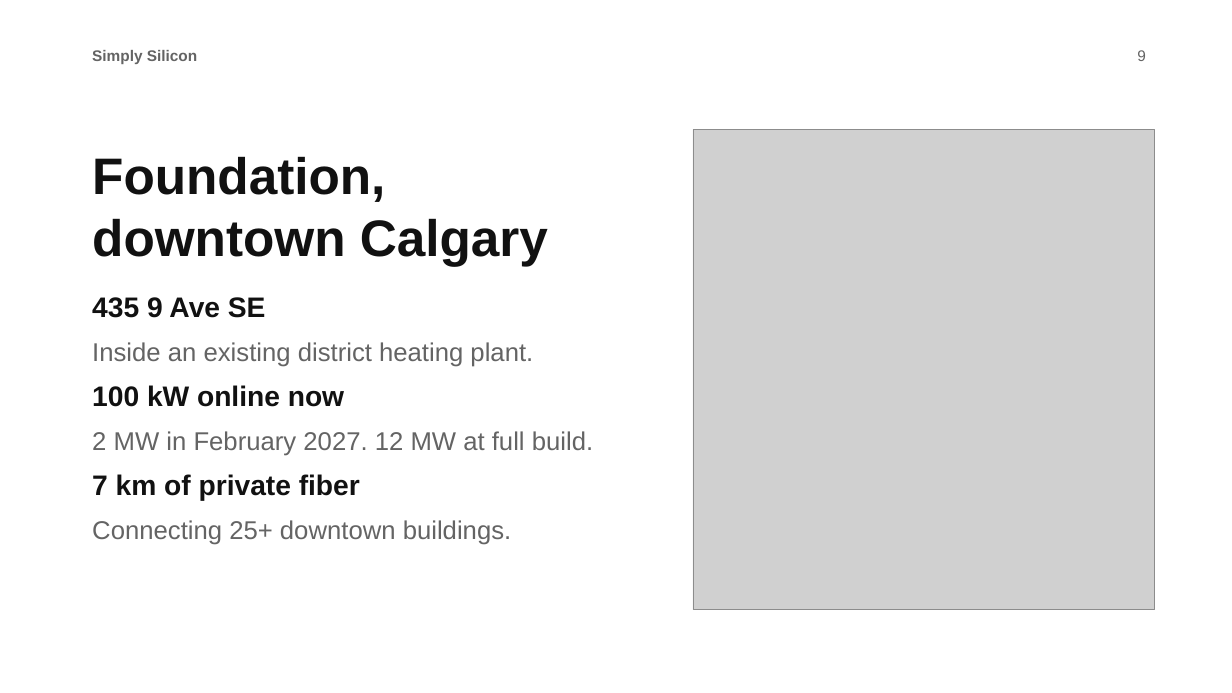
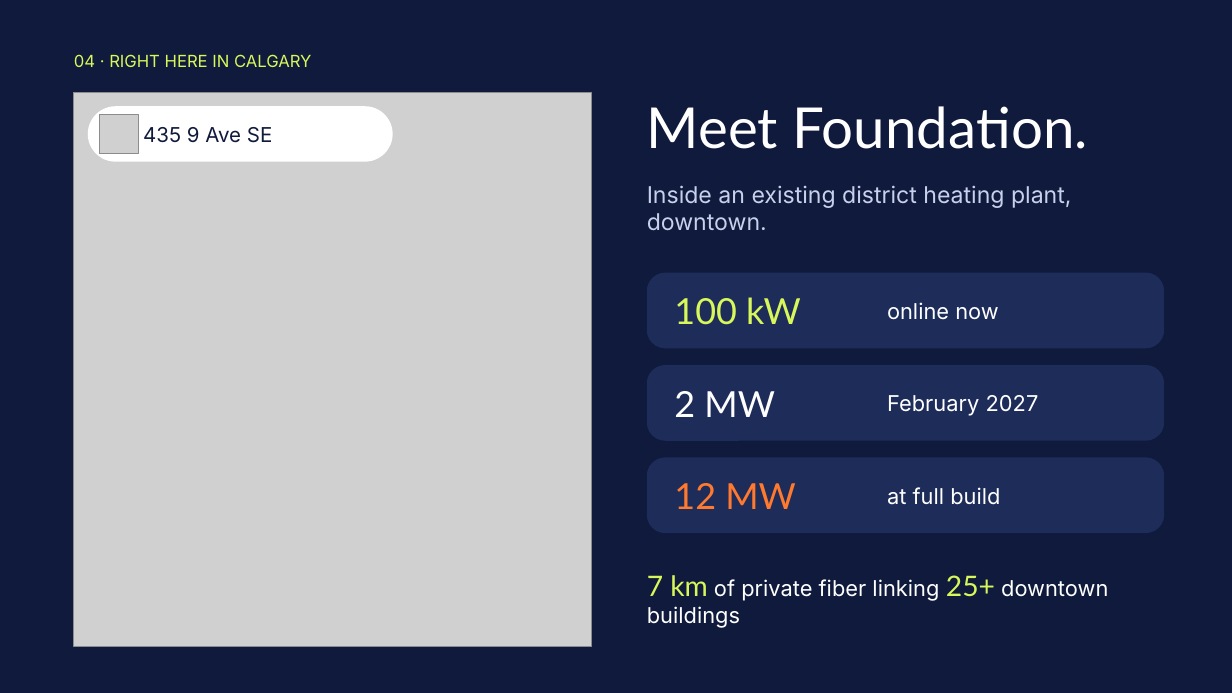
Before and after one commit to Kirubelabiyou/Simply-Silicon, a slide deck: slide 9 of plan-90day/event-presentation.pptx. Drawn at 1232x693 pixels with LibreOffice and Linux fonts; fonts in the diff are those of the drawing; grey boxes stand for pictures. Boxes give left, top, right and bottom in pixels: in the first picture for what was removed or moved away, otherwise in the second. Text is boxed around its words. In the diff, an @@ line names an element or a change of style, - is before the commit and + after.

```diff
--- a/plan-90day/event-presentation.pptx
+++ b/plan-90day/event-presentation.pptx
@@ background #FFFFFF to #0F1A3C @@
@@ text at (x1=74, y1=54, x2=311, y2=67): text changed; size 12 to 13 pt; font Arial to Inter; text colour #646464 to #D7F75B; bold off @@
-Simply Silicon
+04 · RIGHT HERE IN CALGARY
@@ text removed at (x1=1137, y1=50, x2=1146, y2=61) @@
-9
@@ picture added at (x1=74, y1=92, x2=592, y2=647) @@
@@ rounded rectangle added at (x1=88, y1=106, x2=393, y2=162), fill #FFFFFF @@
@@ picture added at (x1=100, y1=115, x2=139, y2=153) @@
@@ text added at (x1=647, y1=106, x2=1088, y2=149), 44 pt, text #FFFFFF @@
+Meet Foundation.
@@ text added at (x1=143, y1=127, x2=272, y2=143), 16 pt, text #0F1A3C @@
+435 9 Ave SE
@@ picture removed at (x1=693, y1=129, x2=1155, y2=610) @@
@@ text removed at (x1=92, y1=156, x2=593, y2=545) @@
-Foundation, downtown Calgary
-435 9 Ave SE
-Inside an existing district heating plant.
-100 kW online now
-2 MW in February 2027. 12 MW at full build.
-7 km of private fiber
-Connecting 25+ downtown buildings.
@@ text added at (x1=647, y1=185, x2=1072, y2=230), 18 pt, text #C8D0EB @@
+Inside an existing district heating plant, downtown.
@@ rounded rectangle added at (x1=647, y1=273, x2=1165, y2=348), fill #1E2C5A @@
@@ text added at (x1=674, y1=297, x2=801, y2=325), 28 pt, text #D7F75B @@
+100 kW
@@ text added at (x1=887, y1=302, x2=999, y2=320), 17 pt, text #FFFFFF @@
+online now
@@ rounded rectangle added at (x1=647, y1=365, x2=1165, y2=441), fill #1E2C5A @@
@@ text added at (x1=674, y1=391, x2=775, y2=417), 28 pt, text #FFFFFF @@
+2 MW
@@ text added at (x1=887, y1=395, x2=1039, y2=416), 17 pt, text #FFFFFF @@
+February 2027
@@ rounded rectangle added at (x1=647, y1=457, x2=1165, y2=533), fill #1E2C5A @@
@@ text added at (x1=674, y1=483, x2=796, y2=509), 28 pt, text #FF7A2F @@
+12 MW
@@ text added at (x1=887, y1=487, x2=1000, y2=505), 17 pt, text #FFFFFF @@
+at full build
@@ text added at (x1=647, y1=575, x2=1108, y2=628), 17 pt, text #FFFFFF @@
+7 km of private fiber linking 25+ downtown buildings
```
Also in this commit, not shown: 10 other slides changed, 1 slide added, 1 slide removed, 12 other files.
